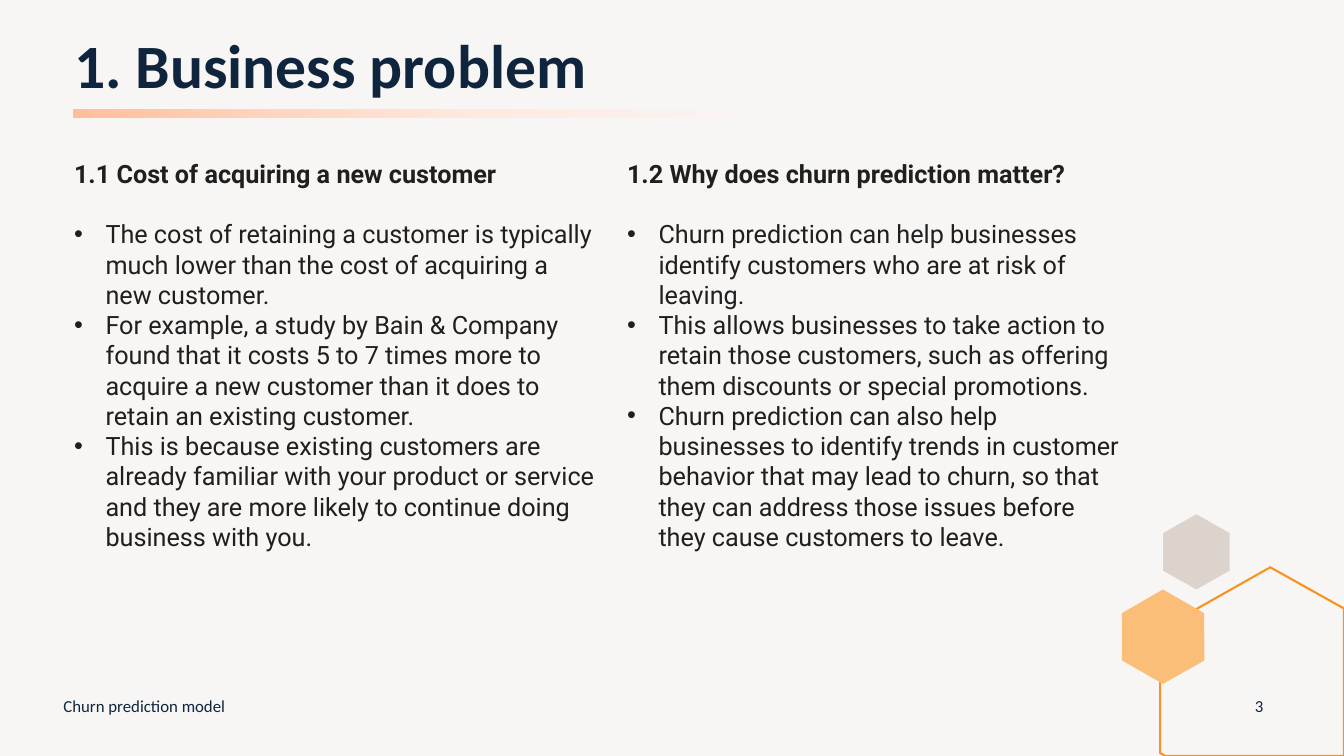
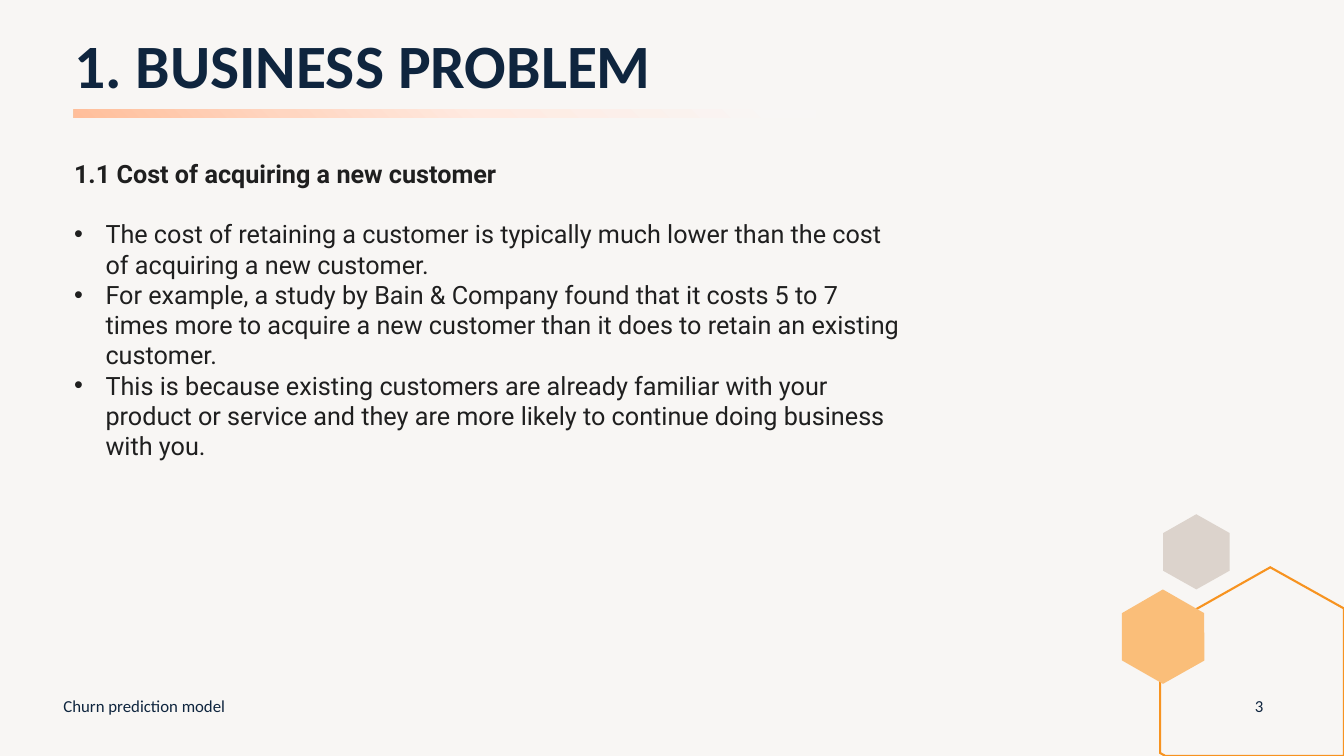
Before and after one commit to peerapat-t/telco_churn_prediction_model, a slide deck: slide 3 of Telco churn prediction model presentation.pptx. Drawn at 1344x756 pixels with LibreOffice and Linux fonts; fonts in the diff are those of the drawing. Boxes give left, top, right and bottom in pixels: in the first picture for what was removed or moved away, otherwise in the second. Text is boxed around its words. In the diff, an @@ line names an element or a change of style, - is before the commit and + after.

```diff
--- a/Telco churn prediction model presentation.pptx
+++ b/Telco churn prediction model presentation.pptx
@@ title at [74,47,651,89]: text changed @@
-1. Business problem
+1. BUSINESS PROBLEM
@@ text "1.1 Cost of acquiring a ..." rewrapped from [74,164,594,552] to [74,164,899,431] @@
@@ text removed at [627,164,1118,552] @@
-1.2 Why does churn prediction matter?
-• Churn prediction can help businesses identify customers who are at risk of leaving.
-• This allows businesses to take action to retain those customers, such as offering them discounts or special promotions.
-• Churn prediction can also help businesses to identify trends in customer behavior that may lead to churn, so that they can address those issues before they cause customers to leave.
```
Also in this commit, not shown: 17 other slides changed, 1 other file.
